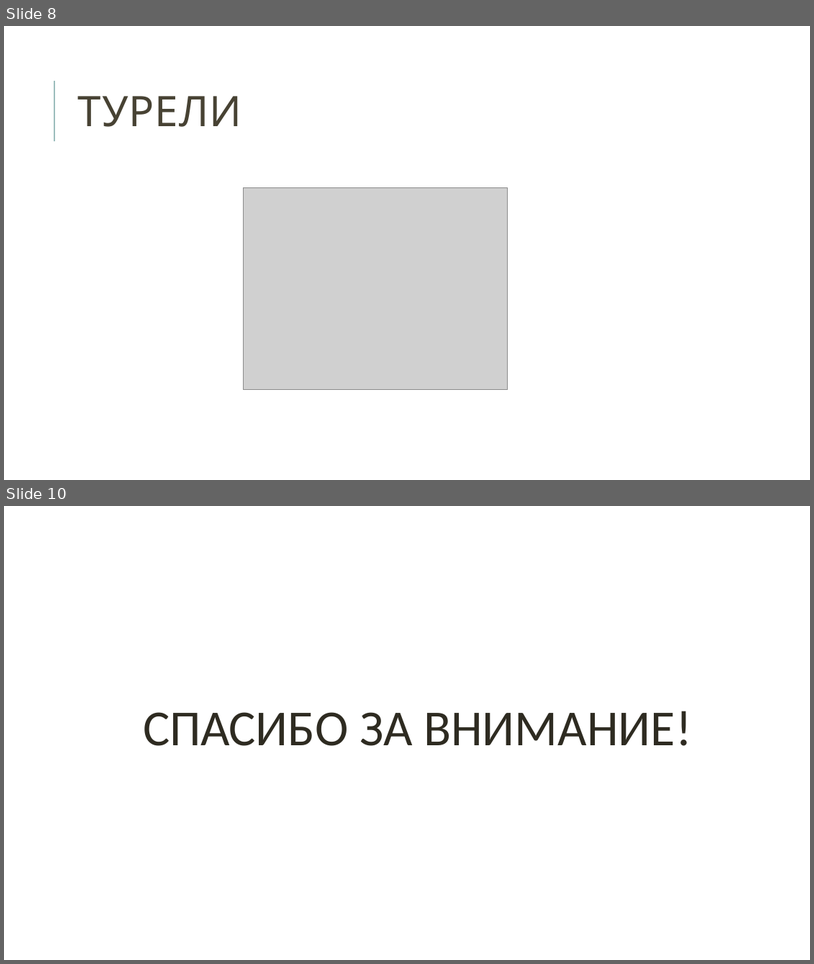
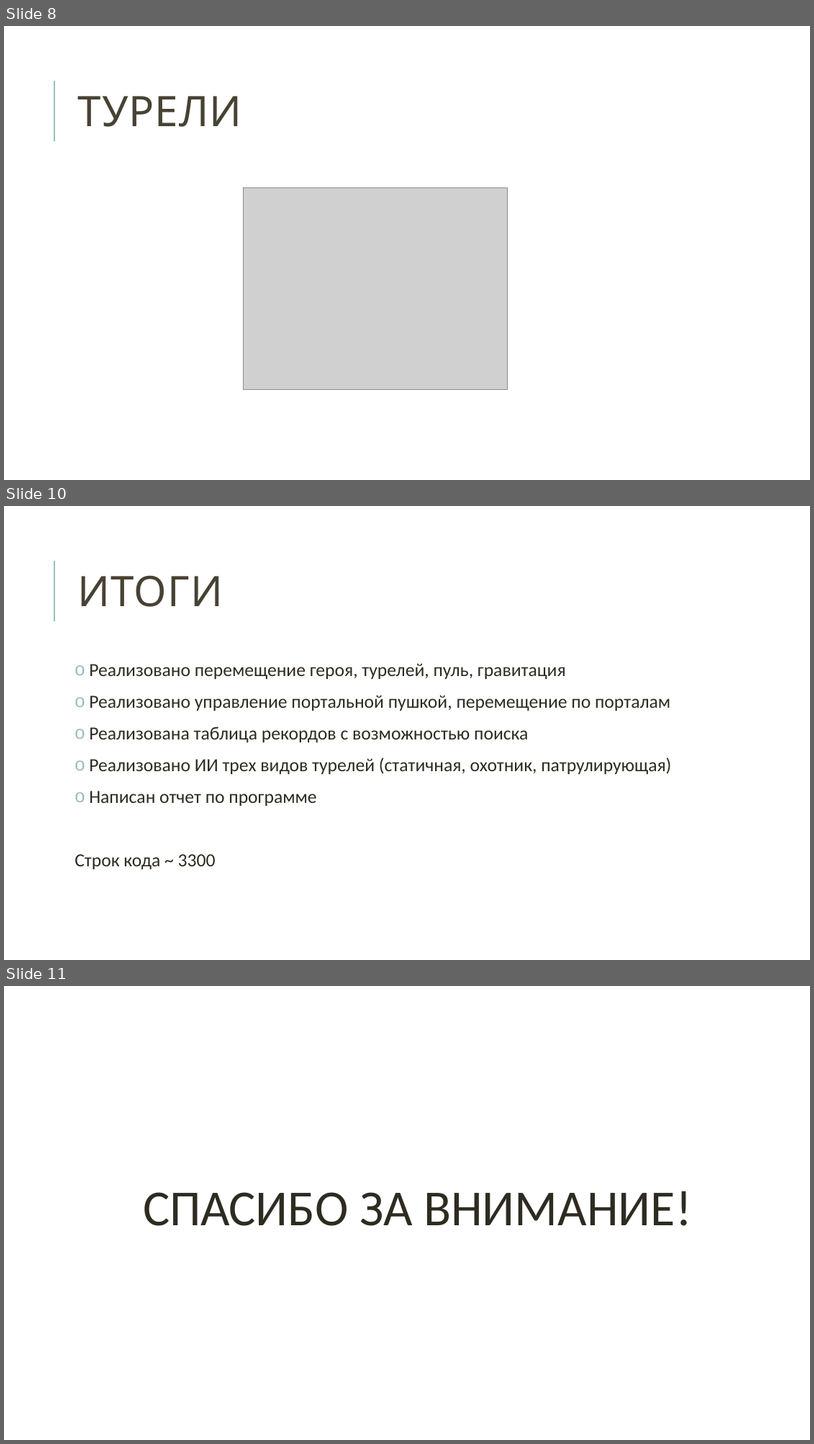
Before and after one commit to YurKind/Portal2D, a slide deck: report/protal.pptx. Shown one above the other, each under a label of ours: slides 8 and 10 before the commit, slides 8, 10 and 11 after it; the slides between them are not shown. The pictures are 814x964 and 814x1444 pixels, drawn with LibreOffice and Linux fonts; fonts in the diff are those of the drawing; grey boxes stand for pictures. Boxes give left, top, right and bottom in pixels: in the first picture for what was removed or moved away, otherwise in the second. Text is boxed around its words. In the diff, an @@ line names an element or a change of style, - is before the commit and + after.

```diff
--- a/report/protal.pptx
+++ b/report/protal.pptx
@@ slide 10 added at <box>4,506,810,960</box>, background #FFFFFF; not listed: 1 template element that a slide beside it also shows @@
@@ title added at <box>77,575,223,607</box>, 50 pt, text #474233 @@
+ИТОГИ
@@ text added at <box>75,663,671,870</box>, 22 pt, text #2E2B21 @@
+o Реализовано перемещение героя, турелей, пуль, гравитация
+o Реализовано управление портальной пушкой, перемещение по порталам
+o Реализована таблица рекордов с возможностью поиска
+o Реализовано ИИ трех видов турелей (статичная, охотник, патрулирующая)
+o Написан отчет по программе
+Строк кода ~ 3300
@@ what was slide 10 is now slide 11 @@
```
Also in this commit, not shown: 2 slides changed.
